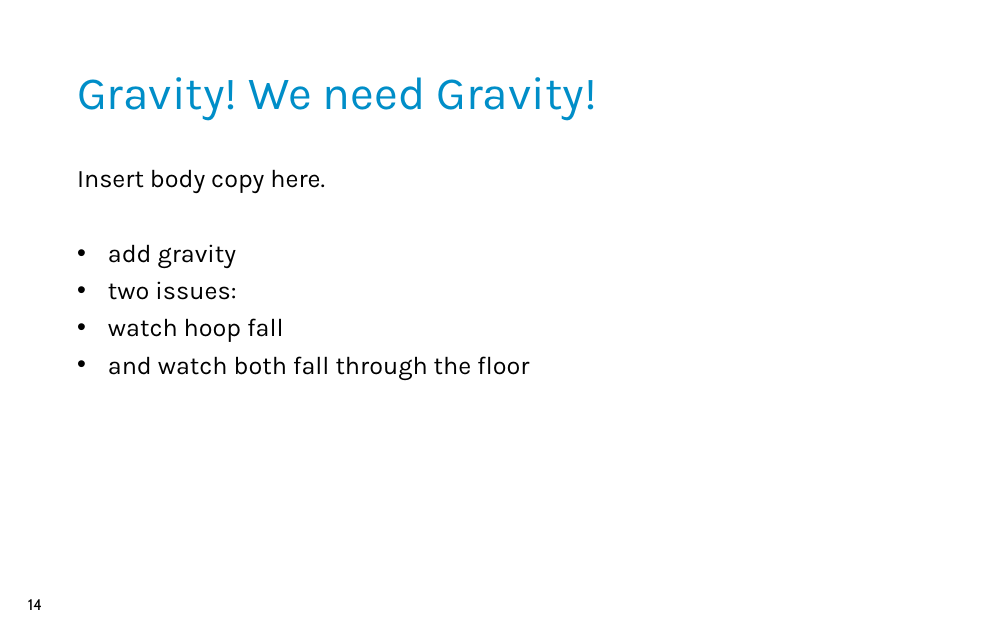
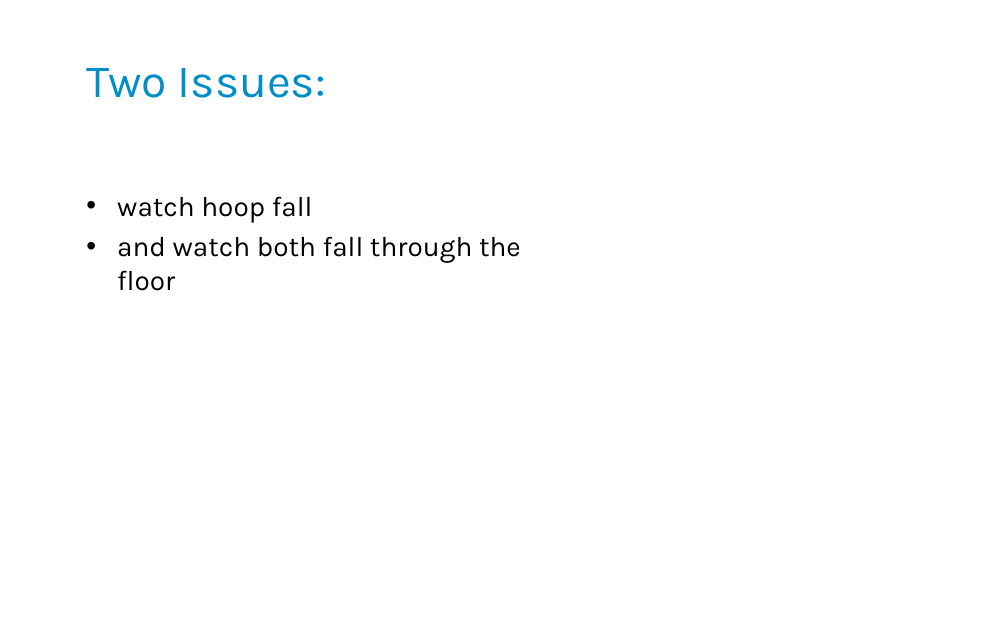
Before and after one commit to ProfessorGailHarris/BasketballInJS, a slide deck: slide 9 of Slides_BasketballInJS.pptx (slide 14 before the commit). Drawn at 1008x630 pixels with LibreOffice and Linux fonts; fonts in the diff are those of the drawing; background and template pictures are left out. Boxes give left, top, right and bottom in pixels: in the first picture for what was removed or moved away, otherwise in the second. Text is boxed around its words. In the diff, an @@ line names an element or a change of style, - is before the commit and + after.

```diff
--- a/Slides_BasketballInJS.pptx
+++ b/Slides_BasketballInJS.pptx
@@ text "Two Issues:": place and size @@
-text "Two Issues:" at bbox=[77, 77, 596, 380]
+text "Two Issues:" at bbox=[86, 68, 521, 263]
@@ text at bbox=[86, 68, 326, 98]: text changed; size 36 to 66 pt; text colour #000000 to #008EC8 @@
-Gravity! We need Gravity!
-Insert body copy here.
-• add gravity
-• two issues:
+Two Issues:
@@ text at bbox=[117, 196, 521, 263]: size 36 to 40 pt in "watch hoop fall", "and watch both fall through the floor" @@
@@ page number removed at bbox=[28, 599, 42, 610] @@
-14
```
Also in this commit, not shown: 5 other slides changed, 7 slides added, 13 slides removed.
